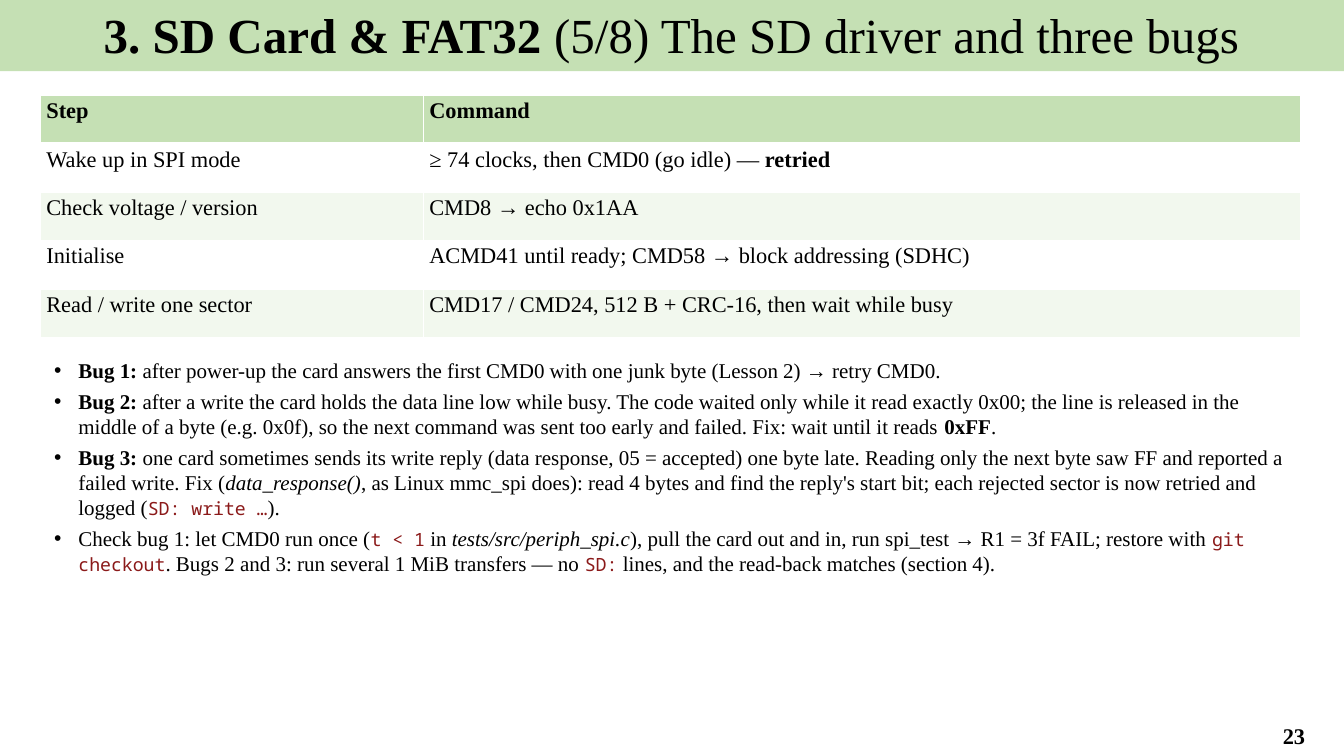
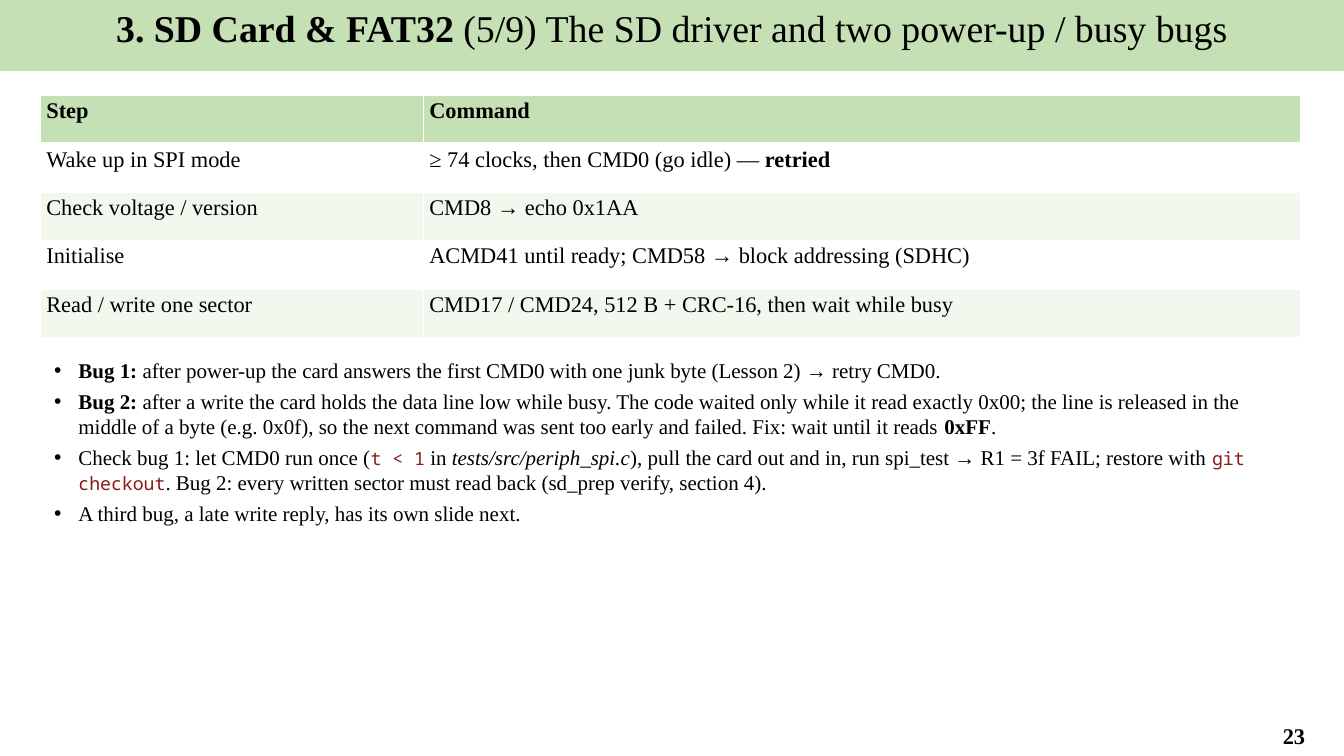
Before and after one commit to Khaiduy/chipyard-edhoc, a slide deck: slide 23 of fpga/sw/export/docs/slides/05_Secure_file_transfer_and_results.pptx. Drawn at 1344x756 pixels with LibreOffice and Linux fonts; fonts in the diff are those of the drawing. Boxes give left, top, right and bottom in pixels: in the first picture for what was removed or moved away, otherwise in the second. Text is boxed around its words. In the diff, an @@ line names an element or a change of style, - is before the commit and + after.

Commit message:
fix: length-checked SD verify, whole-run stack line; slide review fixes

```diff
--- a/fpga/sw/export/docs/slides/05_Secure_file_transfer_and_results.pptx
+++ b/fpga/sw/export/docs/slides/05_Secure_file_transfer_and_results.pptx
@@ text in rectangle at box(116, 15, 1227, 50): text changed; size 35 to 27 pt @@
-3. SD Card & FAT32 (5/8) The SD driver and three bugs
+3. SD Card & FAT32 (5/9) The SD driver and two power-up / busy bugs
@@ text at box(78, 450, 1245, 526): text changed @@
-• Bug 3: one card sometimes sends its write reply (data response, 05 = accepted) one byte late. Reading only the next byte saw FF and reported a failed write. Fix (data_response(), as Linux mmc_spi does): read 4 bytes and find the reply's start bit; each rejected sector is now retried and logged (SD: write …).
-• Check bug 1: let CMD0 run once (t < 1 in tests/src/periph_spi.c), pull the card out and in, run spi_test → R1 = 3f FAIL; restore with git checkout. Bugs 2 and 3: run several 1 MiB transfers — no SD: lines, and the read-back matches (section 4).
+• Check bug 1: let CMD0 run once (t < 1 in tests/src/periph_spi.c), pull the card out and in, run spi_test → R1 = 3f FAIL; restore with git checkout. Bug 2: every written sector must read back (sd_prep verify, section 4).
+• A third bug, a late write reply, has its own slide next.
```
Also in this commit, not shown: 18 other slides changed, 1 slide added, 13 other files.
